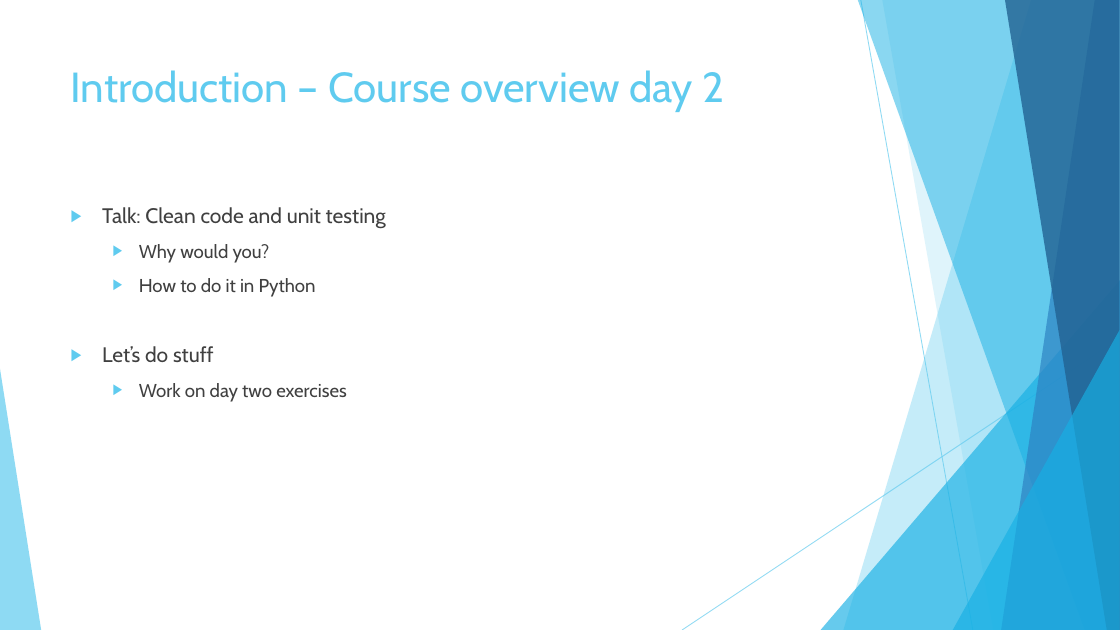
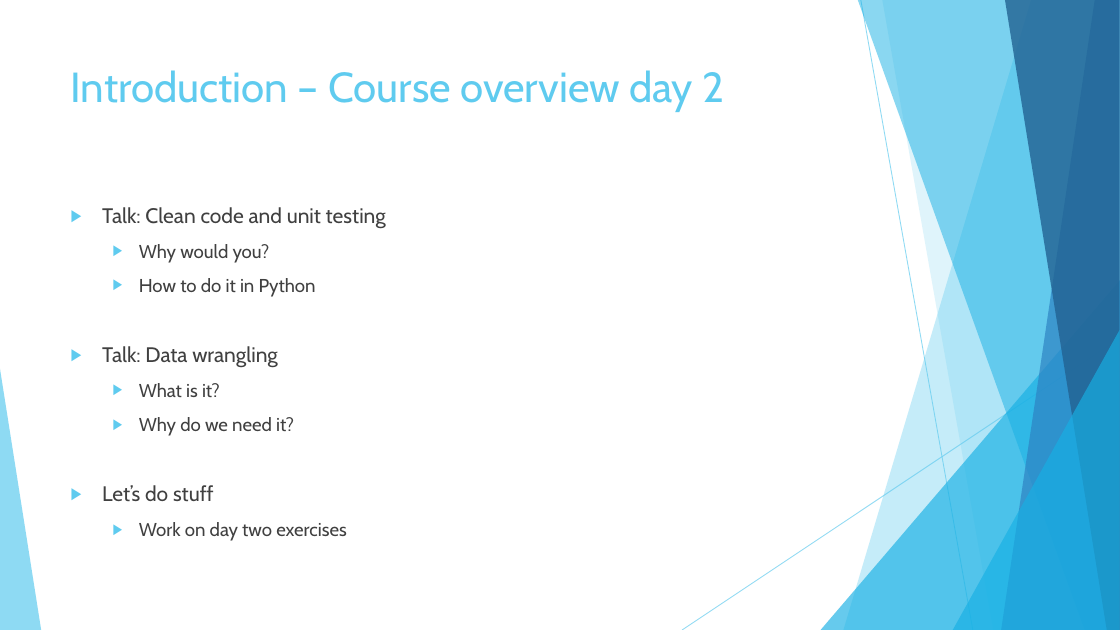
Before and after one commit to atos-datascience/data-analytics-and-science, a slide deck: slide 5 of presentations/Fundamental Big Data Analysis & Science - Introduction.pptx. Drawn at 1120x630 pixels with LibreOffice and Linux fonts; fonts in the diff are those of the drawing. Boxes give left, top, right and bottom in pixels: in the first picture for what was removed or moved away, otherwise in the second. Text is boxed around its words. In the diff, an @@ line names an element or a change of style, - is before the commit and + after.

Commit message:
Added presentations for clean code and unit testing, and data wrangling

```diff
--- a/presentations/Fundamental Big Data Analysis & Science - Introduction.pptx
+++ b/presentations/Fundamental Big Data Analysis & Science - Introduction.pptx
@@ text at box(102, 346, 294, 436): paragraphs added @@
+▶ Talk: Data wrangling
+  ▶ What is it?
+  ▶ Why do we need it?
```
Also in this commit, not shown: 5 other files.
